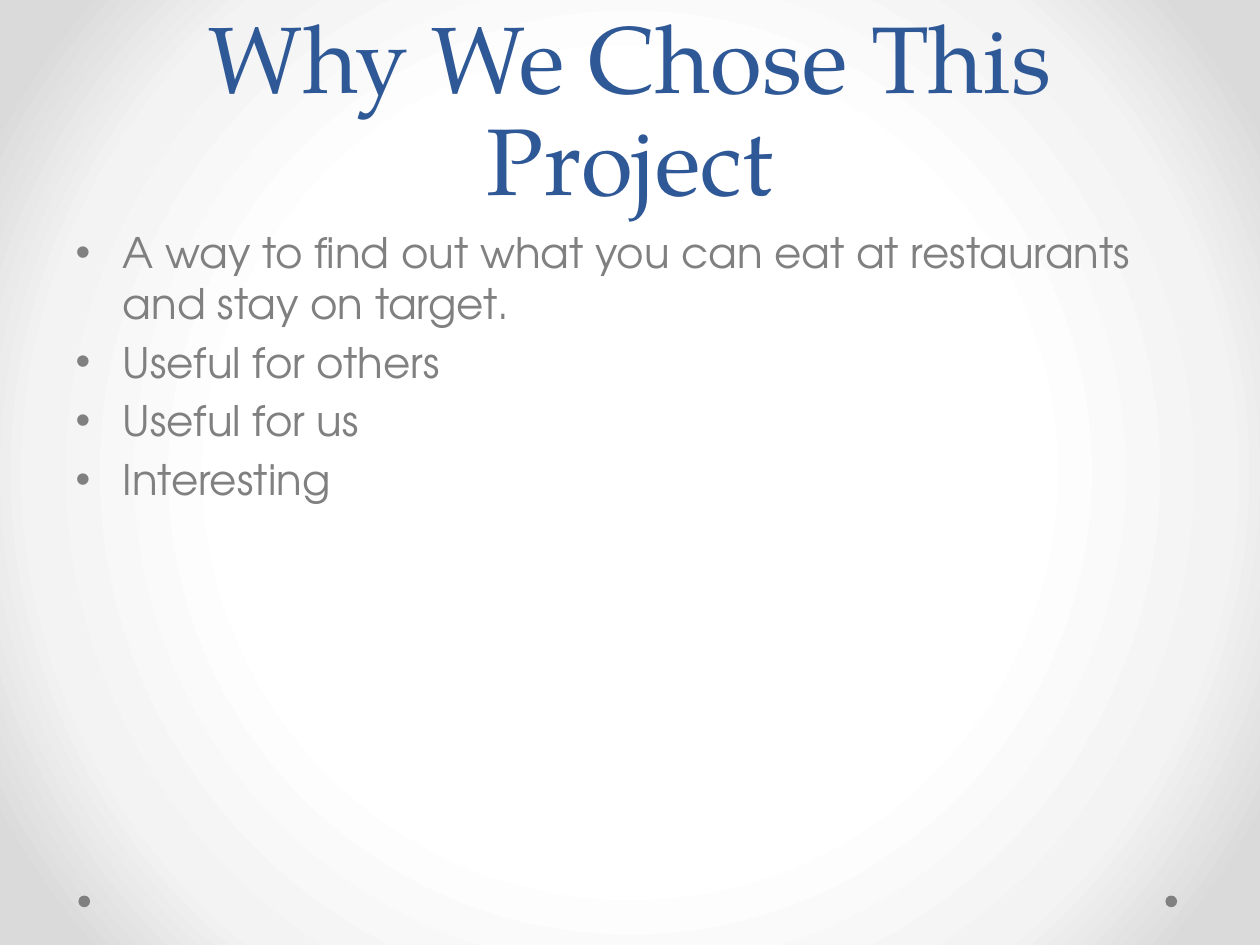
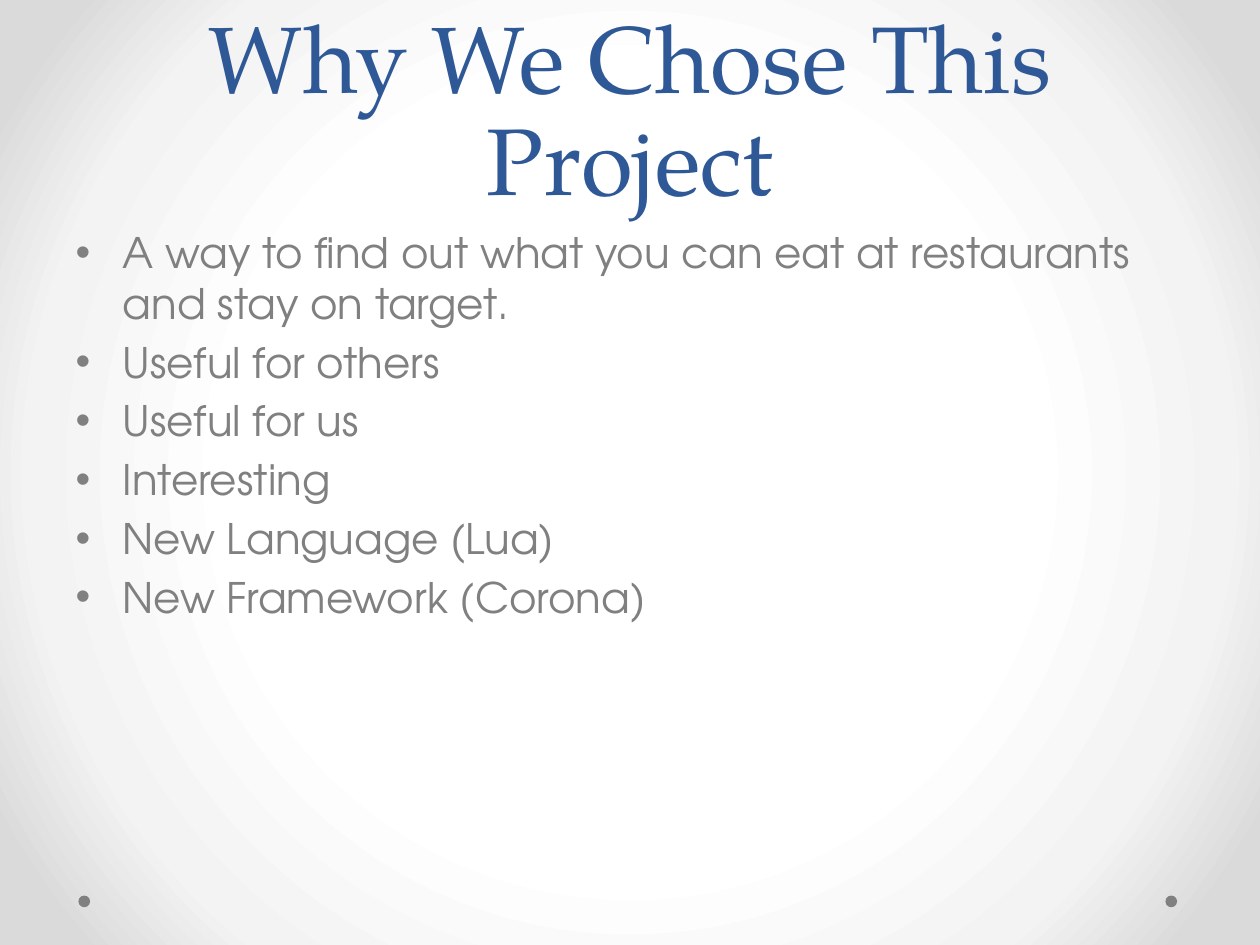
Before and after one commit to onethousandcats/acs560_course_project, a slide deck: slide 5 of Final Presentation/ACS560 Final Presentation.pptx (slide 2 before the commit). Drawn at 1260x945 pixels with LibreOffice and Linux fonts; fonts in the diff are those of the drawing. Boxes give left, top, right and bottom in pixels: in the first picture for what was removed or moved away, otherwise in the second. Text is boxed around its words. In the diff, an @@ line names an element or a change of style, - is before the commit and + after.

```diff
--- a/Final Presentation/ACS560 Final Presentation.pptx
+++ b/Final Presentation/ACS560 Final Presentation.pptx
@@ text at (123,523,646,622): paragraphs added @@
+• New Language (Lua)
+• New Framework (Corona)
```
Also in this commit, not shown: 3 other slides changed, 8 slides added, 2 other files.
